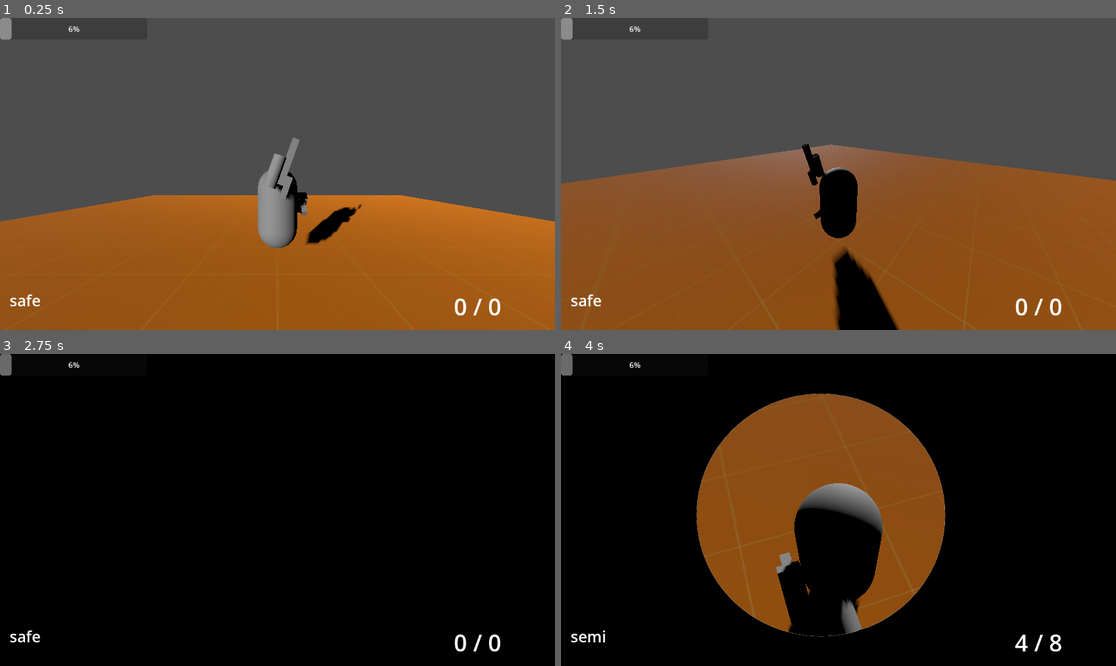
Above: before the commit, frames 1-4 (two rows, left to right).
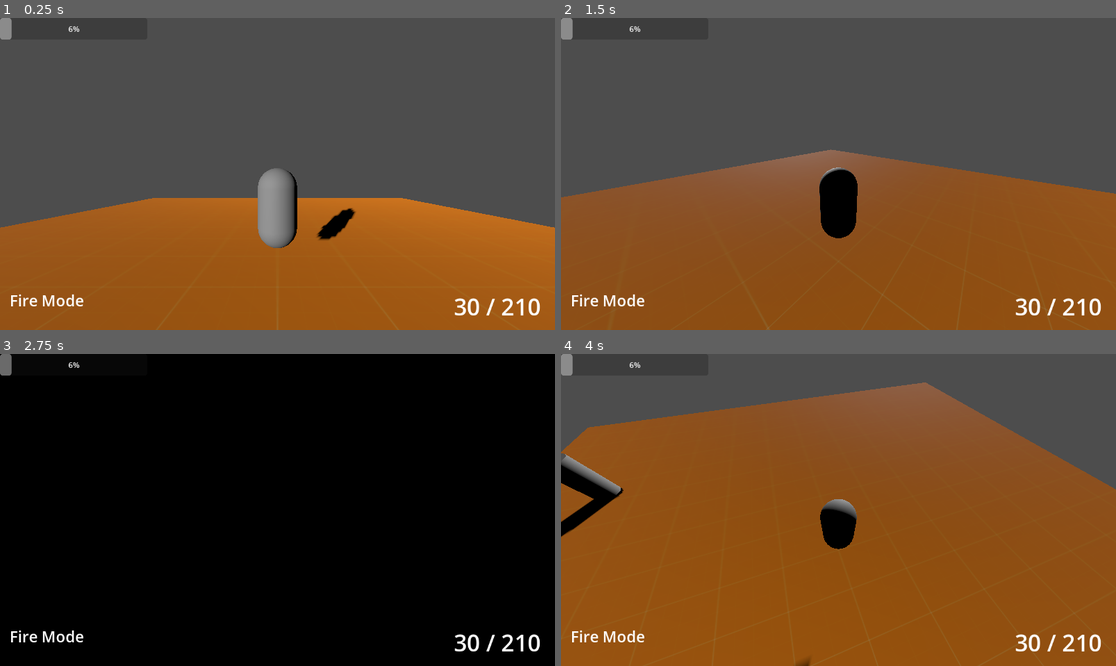
Above: after the commit, the same moments.

Repository: IndustrialDonut/CSGodot
Game: Godot game, scene res://Main.tscn
Two runs of this game, one before a commit and one after it. Both use one fixed random seed, a clock stepped at 60 frames per second and the inputs below.
Inputs (mouse positions are in pixels of both pictures, inside the frame that each line leads up to):
- Up to frame 1 (0.25 s): no input
- Up to frame 2 (1.5 s): tap Enter (ui_accept) at 0.5, 0.77 s; move the mouse to (960, 158) at 0.52 s; hold D (right) 0.53-1.28 s; hold Ctrl (control) 0.53-1.28 s; move the mouse to (727, 189) at 1.27 s; hold S (backward) from 1.28 s (still down); tap Q (last_weapon) at 1.35 s
- Up to frame 3 (2.75 s): tap Enter (ui_accept) at 1.52 s; move the mouse to (333, 441) at 2.02 s; release S (backward) at 2.03 s; press the mouse at (333, 441) at 2.03 s; hold D (right) from 2.03 s (still down)
- Up to frame 4 (4 s): tap Enter (ui_accept) at 2.75, 3.02, 3.77 s; move the mouse to (810, 572) at 2.77 s; release D (right) at 2.78 s; release the mouse at (810, 572) at 2.78 s; hold W (forward) 2.78-3.53 s; tap 1 (primary) at 2.85 s; move the mouse to (1005, 556) at 3.52 s; hold A (left) from 3.53 s (still down); hold Right mouse button (rmb) from 3.53 s (still down)

The runs differ from the first frame. In frame 1, 2.6% of the frame differs, in the area x 0-100%, y 38-96%; in frame 2, 5.9%; in frame 3, 0.7%; in frame 4, 78%, in the area x 0-100%, y 0-100%.
Error after the commit: Parse Error: Could not resolve external class member "config". (res://Player.gd:15)

Commit message:
feat: USP-S config idea..

Diff:
--- a/config/weapons_master_config.gd
+++ b/config/weapons_master_config.gd
@@ -2,6 +2,15 @@
 
 
 static var config = {
+	"USP-S" : {
+		"slot_code": Enums.SECONDARY,
+		"firemode": FireMode.SEMI,
+		"special": SuppressedSpecial.new(FireMode.BURST),
+		"mass" : 1.5,
+		"model": "res://models/G18.tscn",
+		"magsize": 15,
+		"magmode": ReloadMode.MAGAZINE,
+	},
 	"G18" : {
 		"slot_code": Enums.SECONDARY,
 		"firemode": FireMode.SEMI,
